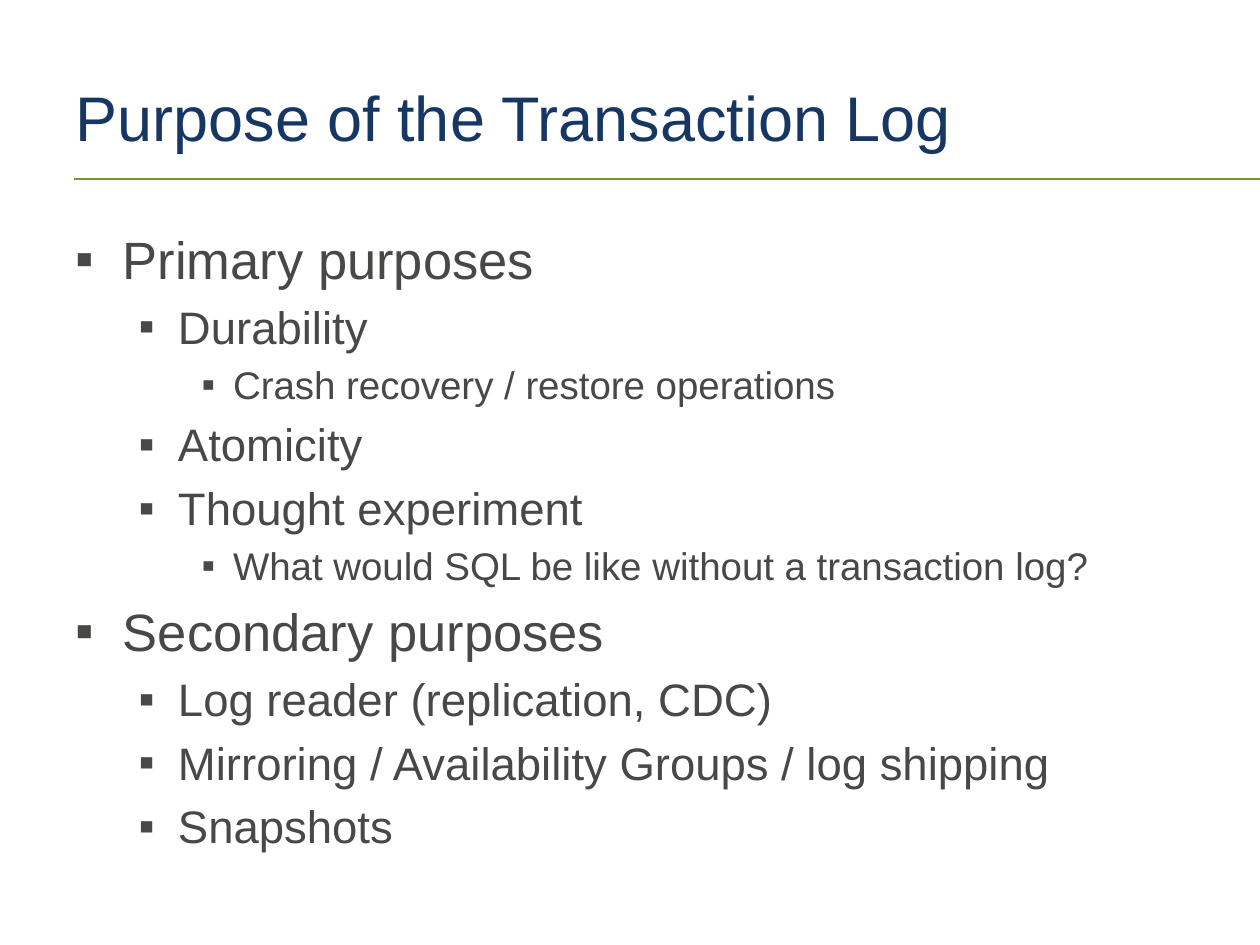
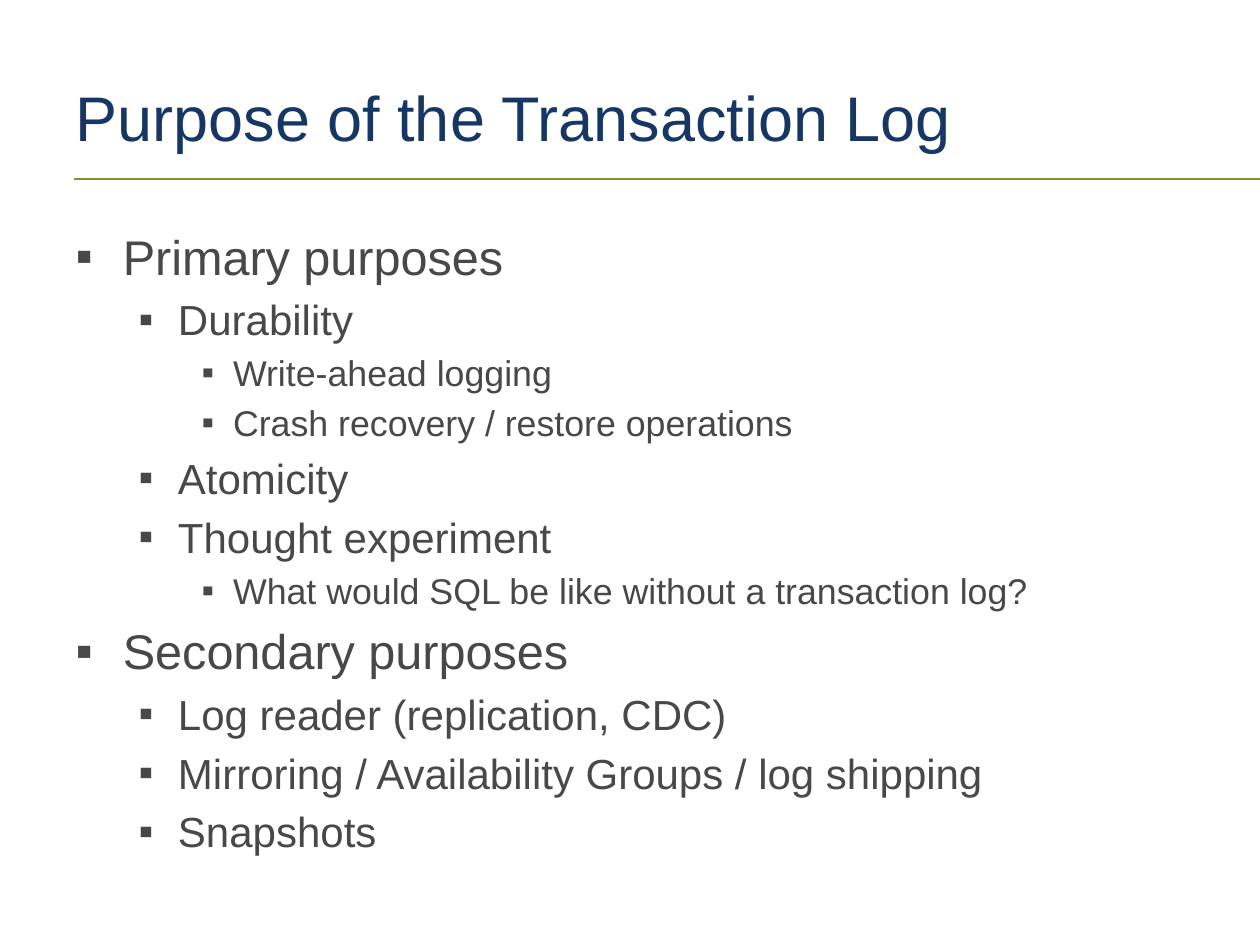
Before and after one commit to tf3604/LogFilePresentation, a slide deck: slide 4 of TransactionLog.pptx. Drawn at 1260x945 pixels with LibreOffice and Linux fonts; fonts in the diff are those of the drawing; background and template pictures are left out. Boxes give left, top, right and bottom in pixels: in the first picture for what was removed or moved away, otherwise in the second. Text is boxed around its words. In the diff, an @@ line names an element or a change of style, - is before the commit and + after.

```diff
--- a/TransactionLog.pptx
+++ b/TransactionLog.pptx
@@ text at [123,239,1027,856]: size 30 to 27.8 pt in "Primary purposes", "Secondary purposes"; size 26 to 24.1 pt in "Durability", "Atomicity", "Thought experiment", "Log reader (replication, CDC)" and 2 more places; size 22 to 20.4 pt in "Crash recovery / restore operations", "What would SQL be like without a ..." @@
@@ text at [233,360,552,393]: paragraph added @@
+    ▪ Write-ahead logging
```
Also in this commit, not shown: 3 other slides changed, 3 slides added, 1 other file.
